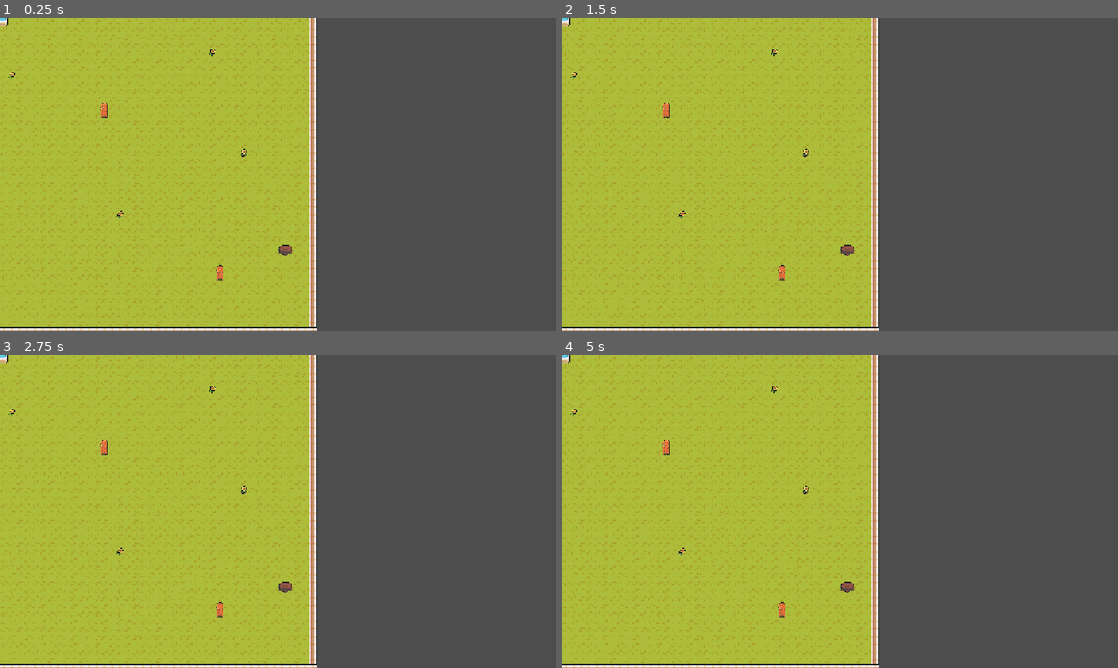
Above: before the commit, frames 1-4 (two rows, left to right).
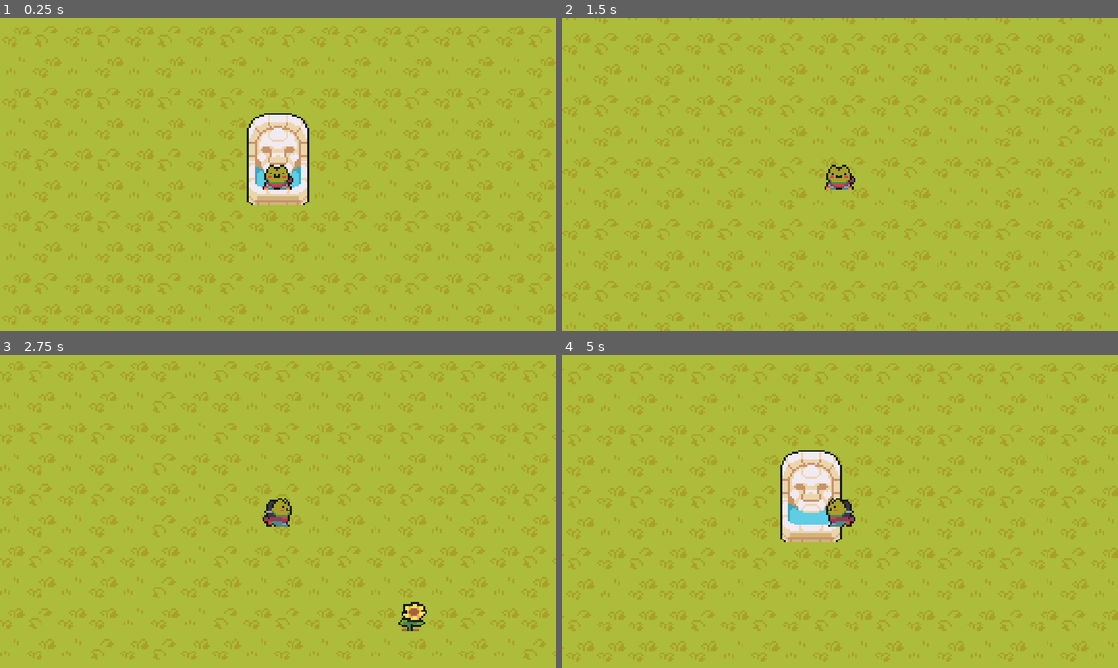
Above: after the commit, the same moments.

Repository: SushiOnToast/frogbound
Game: Godot game, scene res://scenes/level.tscn
The game is run twice, just before and just after one commit, with the same random seed, the same clock (stepped at 60 frames per second) and the same inputs.
Inputs:
- Up to frame 1 (0.25 s): no input
- Up to frame 2 (1.5 s): tap Enter at 0.5 s; hold D (right) 0.53-1.28 s; hold S (down) from 1.28 s (still down)
- Up to frame 3 (2.75 s): release S (down) at 2.03 s; hold D (right) from 2.03 s (still down)
- Up to frame 4 (5 s): release D (right) at 2.78 s; hold W (up) 2.78-3.53 s; hold A (left) from 3.53 s (still down)

The runs differ from the first frame. In frame 1, 59% of the frame differs, in the area x 0-100%, y 0-100%; in frame 2, 56%; in frame 3, 56%; in frame 4, 59%.

Commit message:
add player movement and animation

Diff:
--- a/scenes/level.tscn
+++ b/scenes/level.tscn
@@ -5,6 +5,7 @@
 [ext_resource type="Texture2D" uid="uid://ba4c0qlaey3ln" path="res://scenes/TilesetNature.png" id="3_klq6b"]
 [ext_resource type="Texture2D" uid="uid://krl71lheqm55" path="res://scenes/TilesetFloor.png" id="4_b121j"]
 [ext_resource type="Texture2D" uid="uid://du8c810wi3vk5" path="res://scenes/TilesetFloorDetail.png" id="5_8c41q"]
+[ext_resource type="PackedScene" uid="uid://bfpgsnvw57dk8" path="res://scenes/player.tscn" id="6_2r41h"]
 
 [sub_resource type="TileSetAtlasSource" id="TileSetAtlasSource_olg7q"]
 texture = ExtResource("1_ppgk2")
@@ -2621,3 +2622,8 @@
 [node name="hard_collision" type="TileMapLayer" parent="map" unique_id=1697597912]
 tile_map_data = PackedByteArray("AADh/x4AAAARAAoAAADh/x8AAAARAAsAAADh/yAAAAARAAwAAADi/x4AAAASAAoAAADi/x8AAAASAAsAAADi/y …(5280 unchanged characters)…
 tile_set = SubResource("TileSet_lewb6")
+
+[node name="Player" parent="." unique_id=1404794937 instance=ExtResource("6_2r41h")]
+
+[node name="Camera2D" type="Camera2D" parent="Player" unique_id=1858779252]
+zoom = Vector2(4, 4)
--- a/scenes/player.tscn
+++ b/scenes/player.tscn
@@ -1,6 +1,8 @@
 [gd_scene format=3 uid="uid://bfpgsnvw57dk8"]
 
 [ext_resource type="Texture2D" uid="uid://dde4daxbjbf6d" path="res://assets/player/Idle.png" id="1_3vyb7"]
+[ext_resource type="Script" uid="uid://t1fg7vkpembw" path="res://scripts/player.gd" id="1_g2els"]
+[ext_resource type="Texture2D" uid="uid://fa0urx4dfj60" path="res://assets/player/Walk.png" id="3_qhqgy"]
 
 [sub_resource type="AtlasTexture" id="AtlasTexture_g2els"]
 atlas = ExtResource("1_3vyb7")
@@ -17,6 +19,70 @@
 [sub_resource type="AtlasTexture" id="AtlasTexture_qlg0r"]
 atlas = ExtResource("1_3vyb7")
 region = Rect2(16, 0, 16, 16)
+
+[sub_resource type="AtlasTexture" id="AtlasTexture_tuyoq"]
+atlas = ExtResource("3_qhqgy")
+region = Rect2(0, 0, 16, 16)
+
+[sub_resource type="AtlasTexture" id="AtlasTexture_fjrip"]
+atlas = ExtResource("3_qhqgy")
+region = Rect2(0, 16, 16, 16)
+
+[sub_resource type="AtlasTexture" id="AtlasTexture_smehm"]
+atlas = ExtResource("3_qhqgy")
+region = Rect2(0, 32, 16, 16)
+
+[sub_resource type="AtlasTexture" id="AtlasTexture_ur7pv"]
+atlas = ExtResource("3_qhqgy")
+region = Rect2(0, 48, 16, 16)
+
+[sub_resource type="AtlasTexture" id="AtlasTexture_y4r1p"]
+atlas = ExtResource("3_qhqgy")
+region = Rect2(32, 0, 16, 16)
+
+[sub_resource type="AtlasTexture" id="AtlasTexture_d2wvv"]
+atlas = ExtResource("3_qhqgy")
+region = Rect2(32, 16, 16, 16)
+
+[sub_resource type="AtlasTexture" id="AtlasTexture_3v2ag"]
+atlas = ExtResource("3_qhqgy")
+region = Rect2(32, 32, 16, 16)
+
+[sub_resource type="AtlasTexture" id="AtlasTexture_jej6c"]
+atlas = ExtResource("3_qhqgy")
+region = Rect2(32, 48, 16, 16)
+
+[sub_resource type="AtlasTexture" id="AtlasTexture_f1ej7"]
+atlas = ExtResource("3_qhqgy")
+region = Rect2(48, 0, 16, 16)
+
+[sub_resource type="AtlasTexture" id="AtlasTexture_oprun"]
+atlas = ExtResource("3_qhqgy")
+region = Rect2(48, 16, 16, 16)
+
+[sub_resource type="AtlasTexture" id="AtlasTexture_a8ls1"]
+atlas = ExtResource("3_qhqgy")
+region = Rect2(48, 32, 16, 16)
+
+[sub_resource type="AtlasTexture" id="AtlasTexture_qfm1y"]
+atlas = ExtResource("3_qhqgy")
+region = Rect2(48, 48, 16, 16)
+
+[sub_resource type="AtlasTexture" id="AtlasTexture_fulsm"]
+atlas = ExtResource("3_qhqgy")
+region = Rect2(16, 0, 16, 16)
+
+[sub_resource type="AtlasTexture" id="AtlasTexture_4r5pv"]
+atlas = ExtResource("3_qhqgy")
+region = Rect2(16, 16, 16, 16)
+
+[sub_resource type="AtlasTexture" id="AtlasTexture_60mlk"]
+atlas = ExtResource("3_qhqgy")
+region = Rect2(16, 32, 16, 16)
+
+[sub_resource type="AtlasTexture" id="AtlasTexture_i4ail"]
+atlas = ExtResource("3_qhqgy")
+region = Rect2(16, 48, 16, 16)
 
 [sub_resource type="SpriteFrames" id="SpriteFrames_4qexx"]
 animations = [{
@@ -51,15 +117,84 @@
 "loop": 1,
 "name": &"idle_up",
 "speed": 5.0
+}, {
+"frames": [{
+"duration": 1.0,
+"texture": SubResource("AtlasTexture_tuyoq")
+}, {
+"duration": 1.0,
+"texture": SubResource("AtlasTexture_fjrip")
+}, {
+"duration": 1.0,
+"texture": SubResource("AtlasTexture_smehm")
+}, {
+"duration": 1.0,
+"texture": SubResource("AtlasTexture_ur7pv")
+}],
+"loop": 1,
+"name": &"walk_down",
+"speed": 5.0
+}, {
+"frames": [{
+"duration": 1.0,
+"texture": SubResource("AtlasTexture_y4r1p")
+}, {
+"duration": 1.0,
+"texture": SubResource("AtlasTexture_d2wvv")
+}, {
+"duration": 1.0,
+"texture": SubResource("AtlasTexture_3v2ag")
+}, {
+"duration": 1.0,
+"texture": SubResource("AtlasTexture_jej6c")
+}],
+"loop": 1,
+"name": &"walk_left",
+"speed": 5.0
+}, {
+"frames": [{
+"duration": 1.0,
+"texture": SubResource("AtlasTexture_f1ej7")
+}, {
+"duration": 1.0,
+"texture": SubResource("AtlasTexture_oprun")
+}, {
+"duration": 1.0,
+"texture": SubResource("AtlasTexture_a8ls1")
+}, {
+"duration": 1.0,
+"texture": SubResource("AtlasTexture_qfm1y")
+}],
+"loop": 1,
+"name": &"walk_right",
+"speed": 5.0
+}, {
+"frames": [{
+"duration": 1.0,
+"texture": SubResource("AtlasTexture_fulsm")
+}, {
+"duration": 1.0,
+"texture": SubResource("AtlasTexture_4r5pv")
+}, {
+"duration": 1.0,
+"texture": SubResource("AtlasTexture_60mlk")
+}, {
+"duration": 1.0,
+"texture": SubResource("AtlasTexture_i4ail")
+}],
+"loop": 1,
+"name": &"walk_up",
+"speed": 5.0
 }]
 
 [sub_resource type="RectangleShape2D" id="RectangleShape2D_tuyoq"]
 
 [node name="Player" type="CharacterBody2D" unique_id=1404794937]
+script = ExtResource("1_g2els")
 
 [node name="AnimatedSprite2D" type="AnimatedSprite2D" parent="." unique_id=1690624140]
 sprite_frames = SubResource("SpriteFrames_4qexx")
-animation = &"idle_down"
+animation = &"walk_up"
 autoplay = "idle_down"
 
 [node name="CollisionShape2D" type="CollisionShape2D" parent="." unique_id=1749427081]
--- /dev/null
+++ b/scripts/player.gd
@@ -0,0 +1,48 @@
+extends CharacterBody2D
+
+@onready var animated_sprite_2d = $AnimatedSprite2D
+
+const SPEED = 300.0
+var perm_direction: Vector2
+var animation: String = "idle"
+
+static func movement_input() -> Vector2:
+	var direction: Vector2
+	if Input.is_action_pressed("left"):
+		direction = Vector2.LEFT
+	elif Input.is_action_pressed("right"):
+		direction = Vector2.RIGHT
+	elif Input.is_action_pressed("up"):
+		direction = Vector2.UP
+	elif Input.is_action_pressed("down"):
+		direction = Vector2.DOWN
+	else:
+		direction = Vector2.ZERO
+
+	return direction
+
+
+func animate_sprite(animation: String, direction: Vector2) -> void:
+	if direction == Vector2.UP:
+		animated_sprite_2d.play("%s_%s" % [animation, "up"])
+	elif direction == Vector2.DOWN:
+		animated_sprite_2d.play("%s_%s" % [animation, "down"])
+	elif direction == Vector2.LEFT:
+		animated_sprite_2d.play("%s_%s" % [animation, "left"])
+	elif direction == Vector2.RIGHT:
+		animated_sprite_2d.play("%s_%s" % [animation, "right"])
+
+
+func _physics_process(delta: float) -> void:
+	var direction: Vector2 = movement_input()
+
+	if direction != Vector2.ZERO:
+		perm_direction = direction
+		animation = "walk"
+	else:
+		animation = "idle"
+
+	animate_sprite(animation, perm_direction)
+
+	velocity = direction * SPEED
+	move_and_slide()
Binary file added: assets/player/Walk.png
Not shown, added: assets/player/Walk.png.import
Not shown, added: scripts/player.gd.uid
